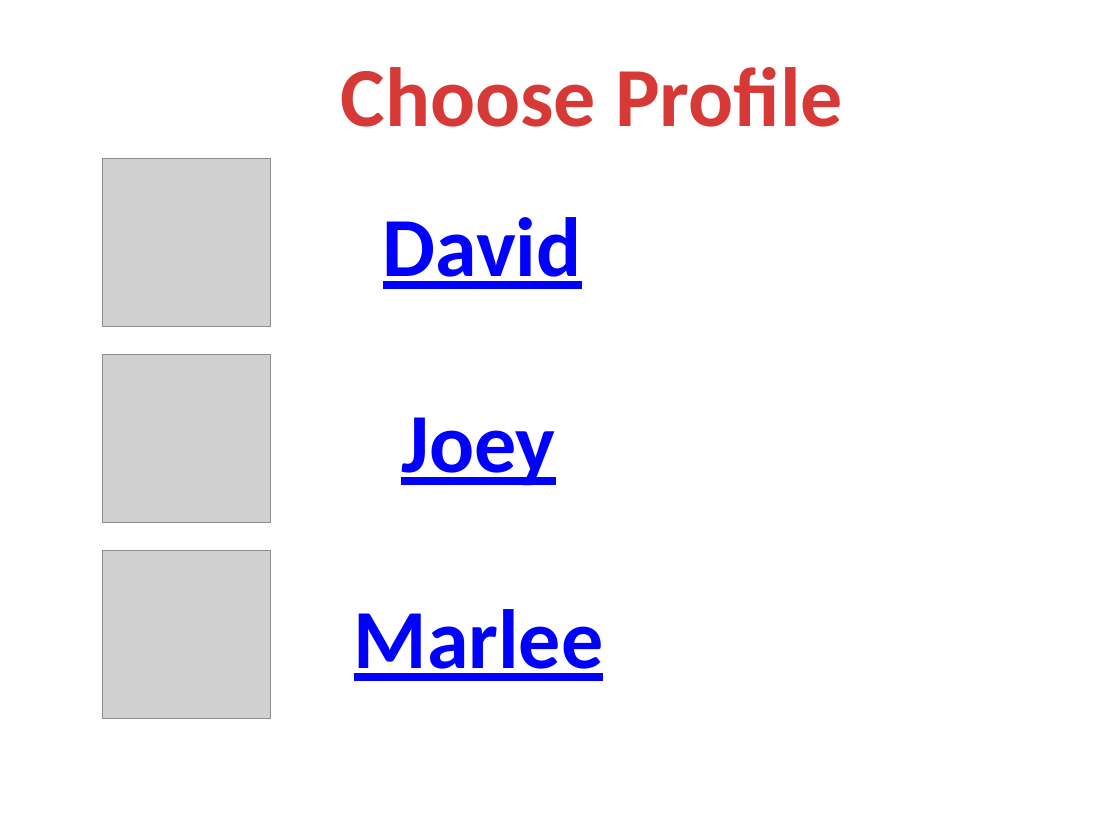
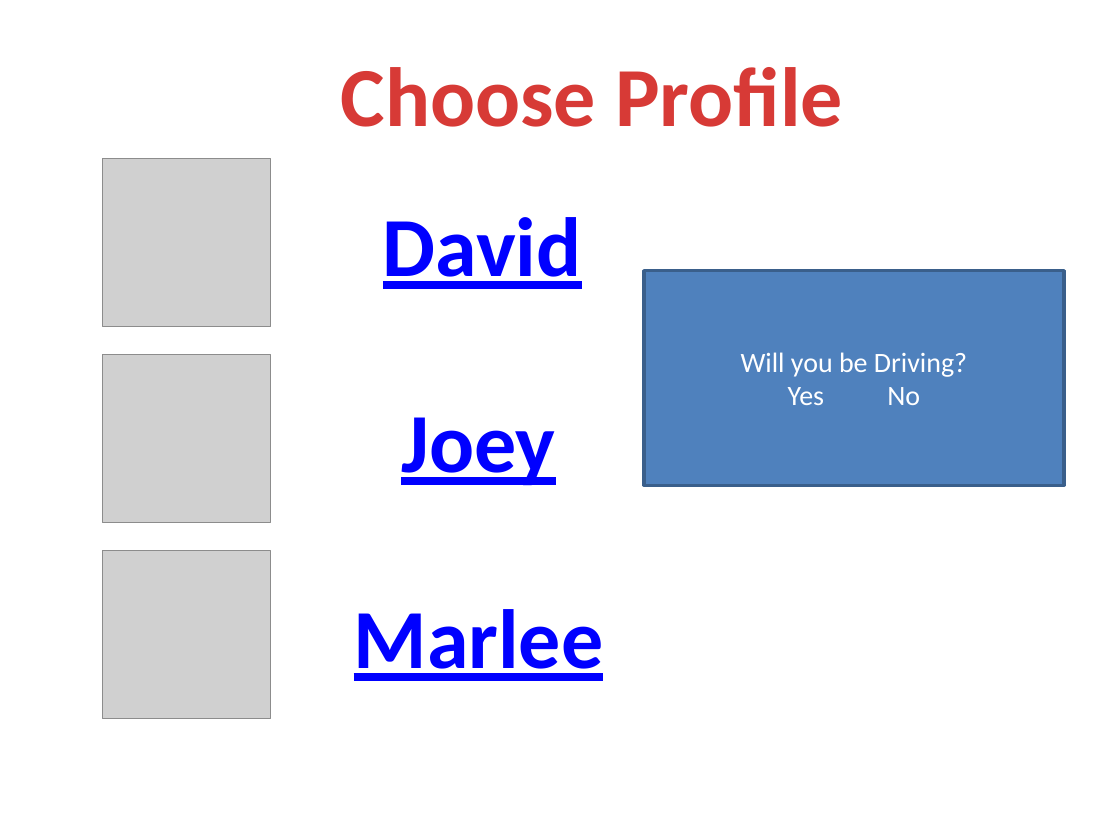
Before and after one commit to TeamCats/Docs, a slide deck: slide 2 of Mockup.pptx. Drawn at 1120x840 pixels with LibreOffice and Linux fonts; fonts in the diff are those of the drawing; grey boxes stand for pictures. Boxes give left, top, right and bottom in pixels: in the first picture for what was removed or moved away, otherwise in the second. Text is boxed around its words. In the diff, an @@ line names an element or a change of style, - is before the commit and + after.

```diff
--- a/Mockup.pptx
+++ b/Mockup.pptx
@@ rectangle added at box(644, 271, 1064, 486), fill #4F81BD, outline #3A5F8C 2 pt, 18 pt, text #FFFFFF @@
+Will you be Driving?
+Yes No
```
Also in this commit, not shown: 2 other slides changed, 3 slides added.
